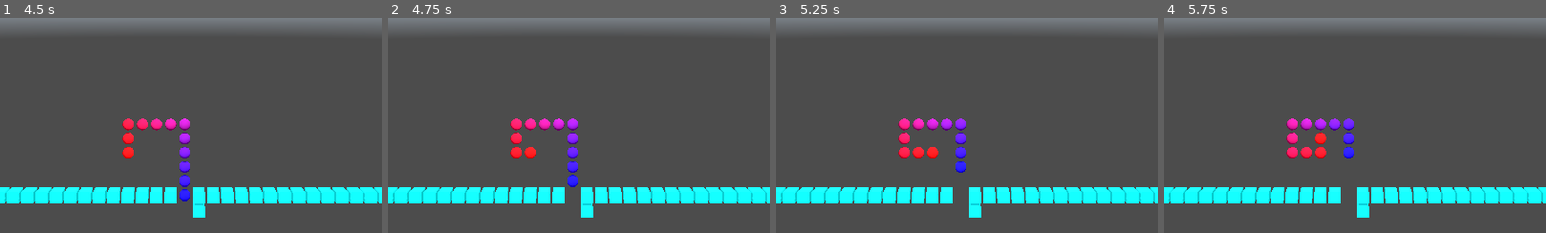
Above: before the commit, frames 1-4 (left to right).
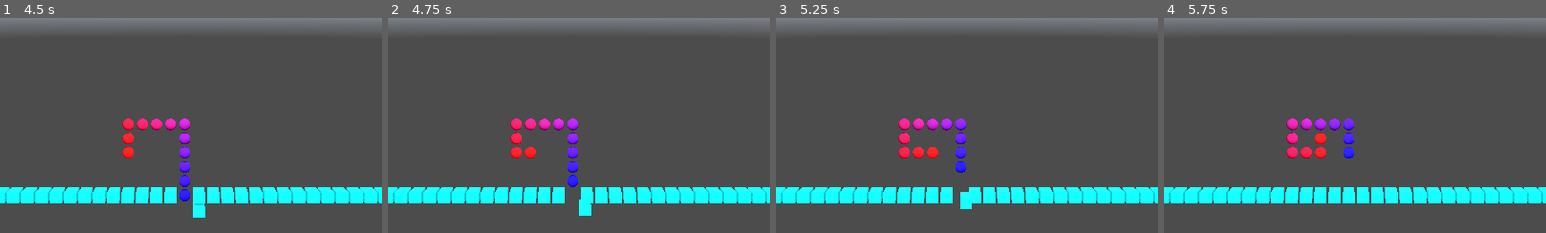
Above: after the commit, the same moments.

Repository: kasworld/gd4snakebyte3d
Game: Godot game, scene res://main.tscn
The game is run twice, just before and just after one commit, with the same random seed, the same clock (stepped at 60 frames per second) and the same inputs. A sky picture missing from this copy of the repository is replaced by a grey-blue gradient.
Inputs (mouse positions are % of the whole screen's width and height, from its top left):
- Up to frame 1 (4.5 s): tap Enter at 0.5 s; move the mouse to (45, 70) at 0.52 s; hold Up 0.53-2.03 s; click (45, 70) at 0.67 s; move the mouse to (80, 65) at 1.27 s; tap Space at 2 s; move the mouse to (20, 35) at 2.02 s; hold Left 2.03-3.53 s; move the mouse to (55, 50) at 2.77 s; click (55, 50) at 2.92 s; move the mouse to (35, 25) at 3.52 s; hold Down 3.53-4.28 s; move the mouse to (72, 45) at 4.27 s; hold Right from 4.28 s (still down)
- Up to frame 2 (4.75 s): keep holding Right
- Up to frame 3 (5.25 s): move the mouse to (30, 55) at 5.02 s; release Right at 5.03 s; hold Up from 5.03 s (still down); click (30, 55) at 5.17 s
- Up to frame 4 (5.75 s): keep holding Up
The pictures show only the part of the screen within x 26-76%, y 50-100%; the shares and areas given below are measured in that part.

Frame 1 is identical in both runs. In frame 2, 0.1% of the frame differs, in the area x 50-54%, y 84-93%; in frame 3, 0.4%; in frame 4, 0.4%, in the area x 46-54%, y 78-93%.

Commit message:
close start pos animate

Diff:
--- a/snake.gd
+++ b/snake.gd
@@ -3,6 +3,7 @@
 
 signal snake_dead()
 signal eat_apple(pos :Vector2i)
+signal tail_enter()
 
 var field :PlacedThings
 var pos2d_list :Array[Vector2i]
@@ -28,6 +29,8 @@
 		if old is not Stage.Start:
 			field.del_at(tailpos)
 			assert( old is Snake, "invalid tailpos %s %s" %[tailpos, old] )
+		else :
+			tail_enter.emit()
 	var headpos = get_next_head_pos()
 	var headthings = field.get_at(headpos)
 	if headthings is Apple:
--- a/stage.gd
+++ b/stage.gd
@@ -36,6 +36,7 @@
 	$Snake.init(field, Settings.StartPos)
 	$Snake.connect("eat_apple", snake_eat_apple)
 	$Snake.connect("snake_dead", snake_die)
+	$Snake.connect("tail_enter", snake_enter_complete)
 	return self
 
 func snake_die() -> void:
@@ -51,6 +52,9 @@
 		$Walls.open_goalpos()
 		return
 	add_apple()
+
+func snake_enter_complete() -> void:
+	$Walls.close_startpos()
 
 func add_plum(i:int) -> void:
 	var pos := field.find_empty_pos(10)
--- a/walls.gd
+++ b/walls.gd
@@ -45,7 +45,7 @@
 	var pos3d = Settings.vector2i_to_vector3(pos)
 	#$MultiMeshShape.set_inst_pos(startwall_index, pos3d)
 	field.set_at(pos, self)
-	var pos1 = Settings.vector2i_to_vector3(Settings.StartPos-Dir8Lib.Dir2Vt[Dir8Lib.Dir.SouthEast])
+	var pos1 = Settings.vector2i_to_vector3(Settings.StartPos+Dir8Lib.Dir2Vt[Dir8Lib.Dir.SouthEast])
 	var pos2 = Settings.vector2i_to_vector3(Settings.StartPos)
 	animate_inst = {
 		"start_time" : Time.get_unix_time_from_system(),
